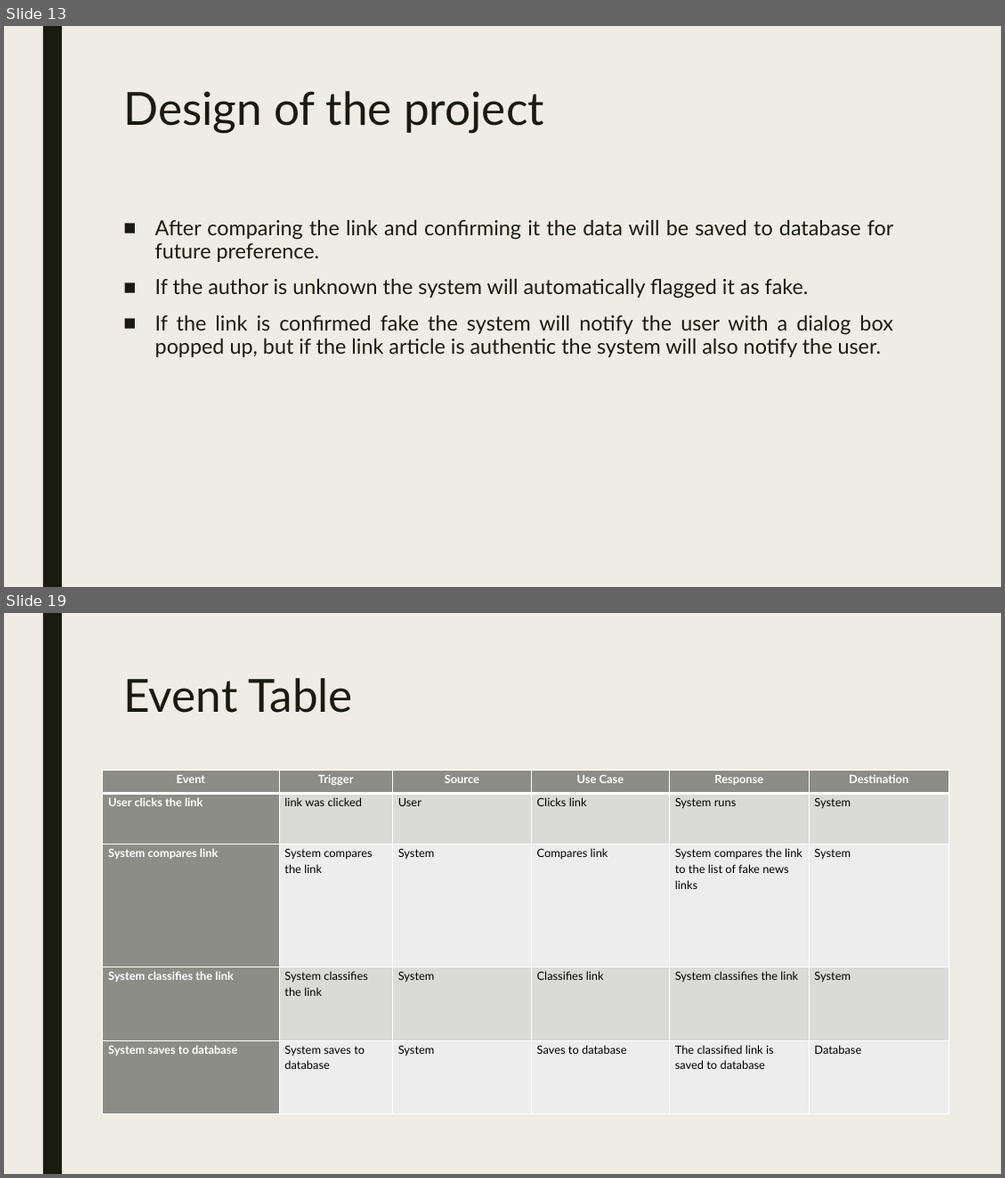
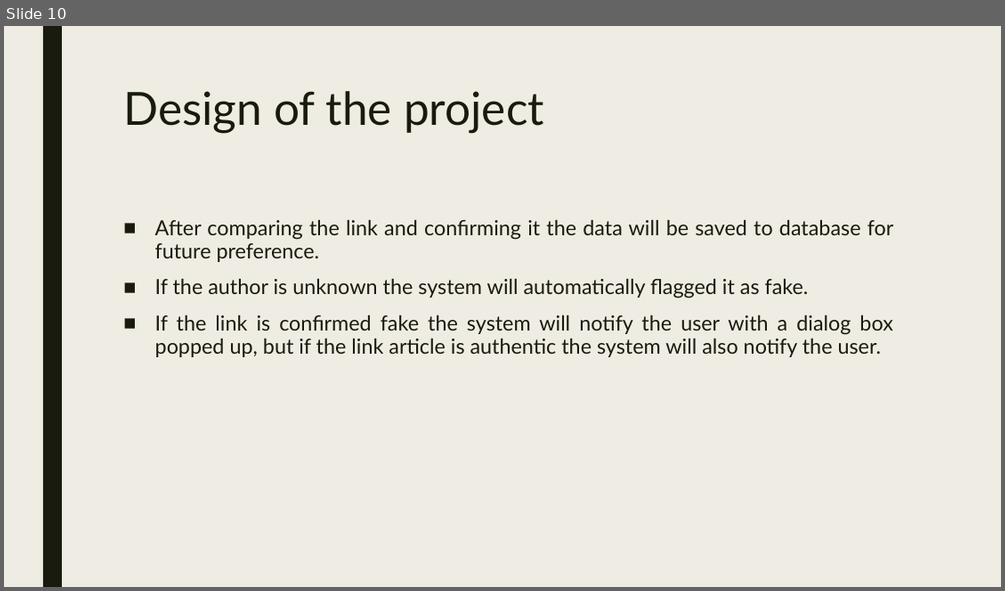
Before and after one commit to seans888/RoaD2R, a slide deck: Identifying fake news in facebook.pptx. Shown one above the other, each under a label of ours: slides 13 and 19 before the commit, slide 10 after it; the slides between them are not shown. The pictures are 1005x1178 and 1005x591 pixels, drawn with LibreOffice and Linux fonts; fonts in the diff are those of the drawing. Boxes give left, top, right and bottom in pixels: in the first picture for what was removed or moved away, otherwise in the second. Text is boxed around its words. In the diff, an @@ line names an element or a change of style, - is before the commit and + after.

```diff
--- a/Identifying fake news in facebook.pptx
+++ b/Identifying fake news in facebook.pptx
@@ slide 19 removed at (4,613,1001,1174), background #EFEDE3; not listed: 1 template element that a slide beside it also shows @@
@@ title removed at (123,678,353,713) @@
-Event Table
@@ table removed at (103,770,950,1113), 5 rows, 6 columns @@
-Event | Trigger | Source | Use Case | Response | Destination
-User clicks the link | link was clicked | User | Clicks link | System runs | System
-System compares link | System compares the link | System | Compares link | System compares the link to the list of fake news links | System
-System classifies the link | System classifies the link | System | Classifies link | System classifies the link | System
-System saves to database | System saves to database | System | Saves to database | The classified link is saved to database | Database
@@ what was slide 13 is now slide 10 @@
```
Also in this commit, not shown: 7 slides changed, 1 slide added, 21 other slides removed, 2 other files.
